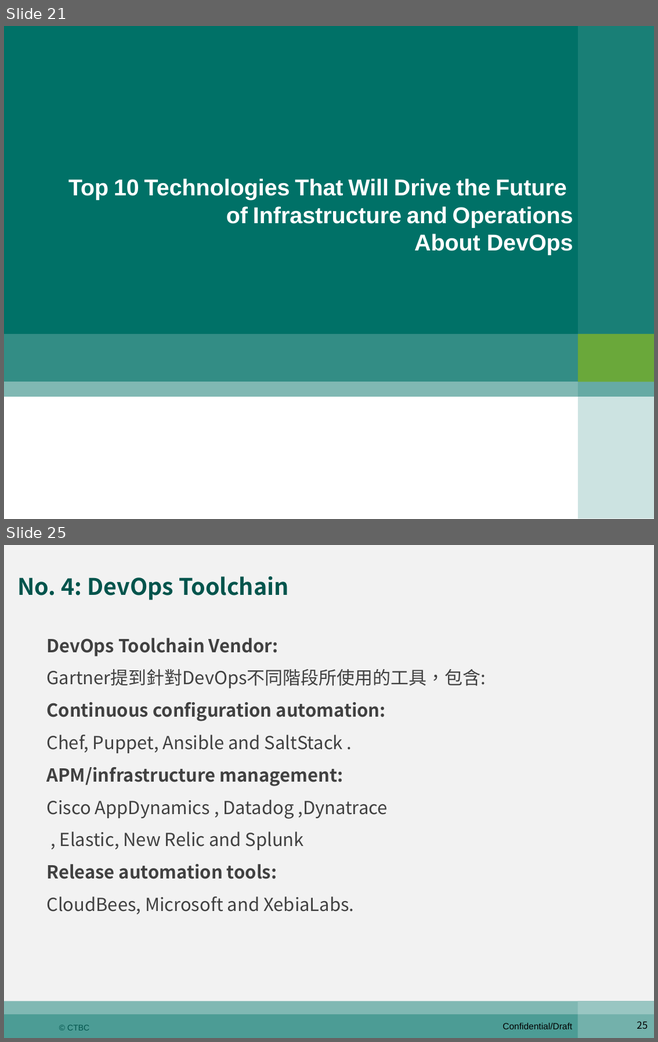
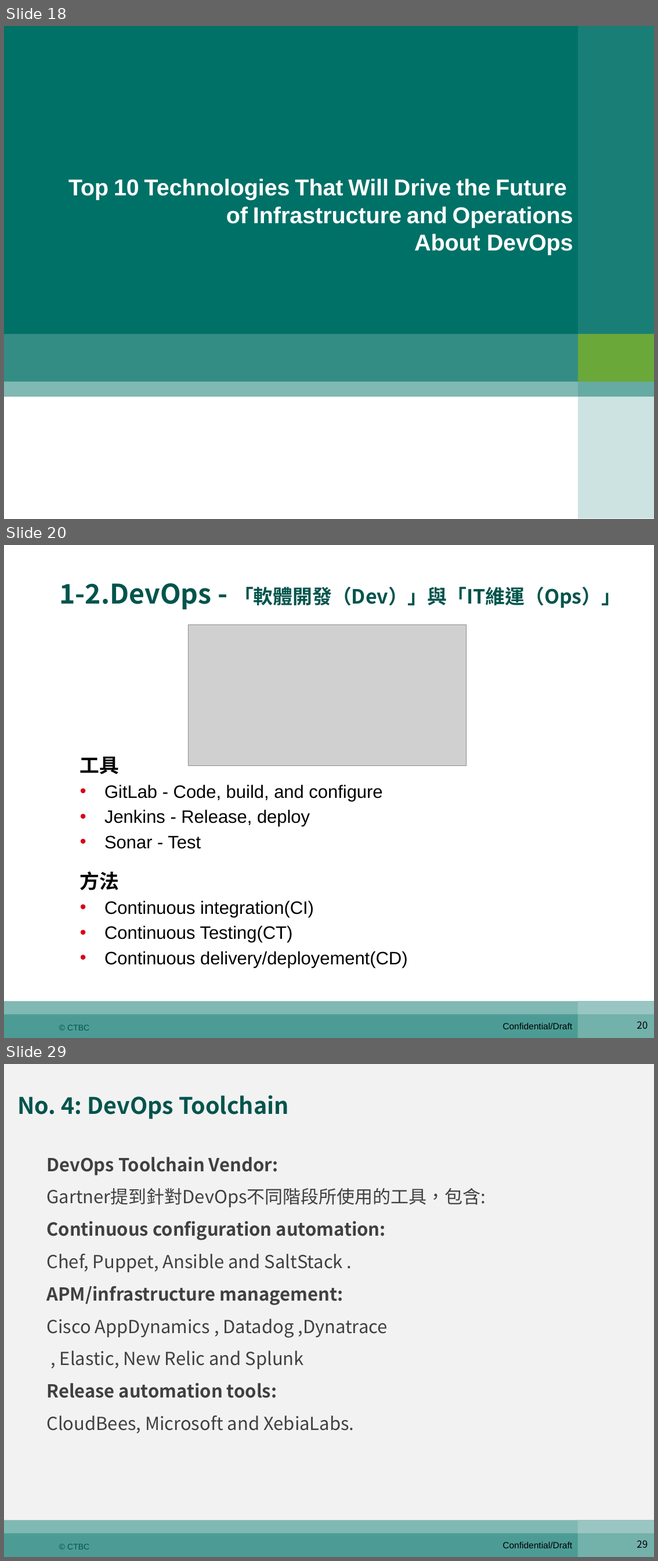
Before and after one commit to shaven105/duh, a slide deck: DevOps期末報告陸冠綸z00045984.pptx. Shown one above the other, each under a label of ours: slides 21 and 25 before the commit, slides 18, 20 and 29 after it; the slides between them are not shown. The pictures are 658x1042 and 658x1561 pixels, drawn with LibreOffice and Linux fonts; fonts in the diff are those of the drawing; grey boxes stand for pictures; background and template pictures are left out. Boxes give left, top, right and bottom in pixels: in the first picture for what was removed or moved away, otherwise in the second. Text is boxed around its words. In the diff, an @@ line names an element or a change of style, - is before the commit and + after.

```diff
--- a/DevOps期末報告陸冠綸z00045984.pptx
+++ b/DevOps期末報告陸冠綸z00045984.pptx
@@ slide 20 added at [4,545,654,1038], background #FFFFFF; not listed: 7 template elements that a slide beside it also shows @@
@@ title added at [59,583,621,609], 24 pt, text #01544C, bold @@
+1-2.DevOps - 「軟體開發（Dev）」與「IT維運（Ops）」
@@ picture added at [188,624,466,765] @@
@@ text added at [80,756,382,849], 22 pt, text #000000 @@
+工具
+• GitLab - Code, build, and configure
+• Jenkins - Release, deploy
+• Sonar - Test
@@ rectangle added at [74,866,626,963], outline #FFFFFF 0.75 pt, 22 pt, text #000000 @@
+方法
+• Continuous integration(CI)
+• Continuous Testing(CT)
+• Continuous delivery/deployement(CD)
@@ what was slide 21 is now slide 18 @@
@@ what was slide 25 is now slide 29 @@
@@ page number at [636,1540,647,1548]: text changed @@
-25
+29
```
Also in this commit, not shown: 9 slides changed, 8 other slides added, 5 slides removed, 3 other files.
